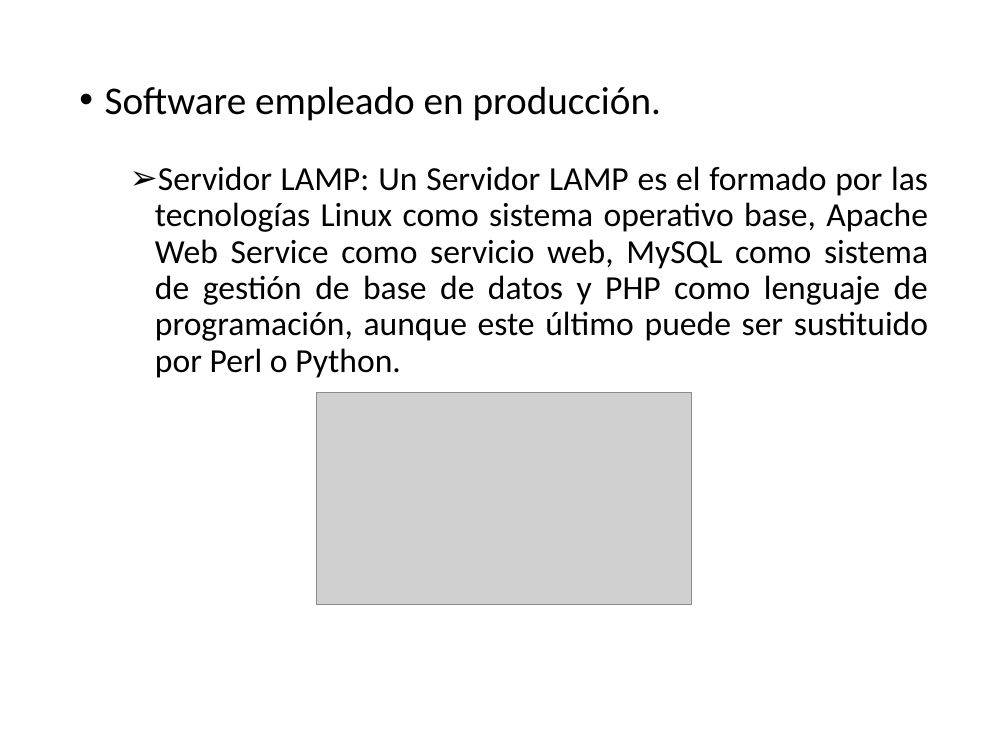
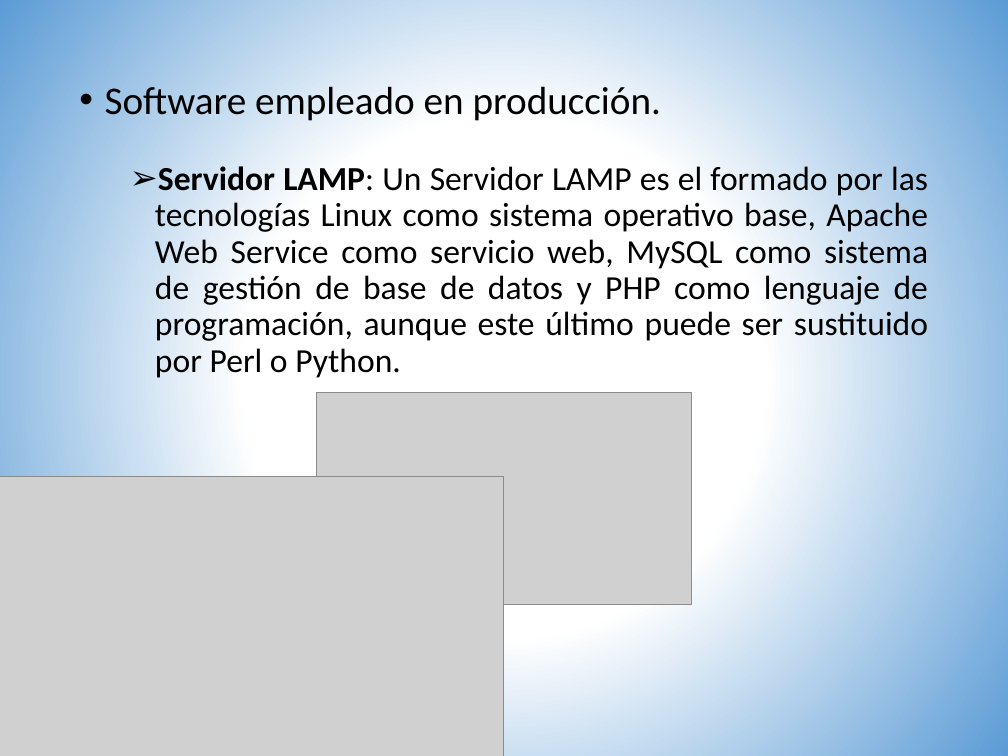
Before and after one commit to neglato/001_Proyecto_centro_buena, a slide deck: slide 5 of BBDD/exposicion.pptx. Drawn at 1008x756 pixels with LibreOffice and Linux fonts; fonts in the diff are those of the drawing; grey boxes stand for pictures. Boxes give left, top, right and bottom in pixels: in the first picture for what was removed or moved away, otherwise in the second. Text is boxed around its words. In the diff, an @@ line names an element or a change of style, - is before the commit and + after.

```diff
--- a/BBDD/exposicion.pptx
+++ b/BBDD/exposicion.pptx
@@ background #FFFFFF to gradient #FFFFFF to #5B9BD5 @@
@@ text at [155, 166, 928, 378]: bold on in "Servidor LAMP:" @@
@@ picture added at [0, 477, 504, 756] @@
```
Also in this commit, not shown: 28 other slides changed, 4 slides added, 3 slides removed.
